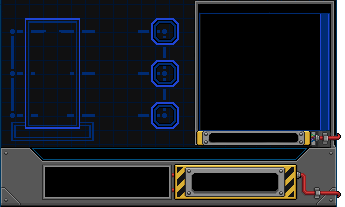
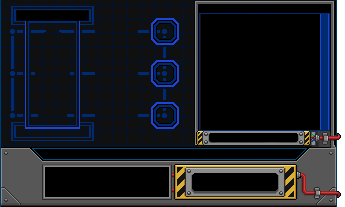
Two versions of the same layered image (345 x 207). Layer-by-layer changes:
removed layer "Layer 8" over <box>11,6,333,146</box>
added layer "Shape 1" above "Layer 1" over <box>11,6,94,25</box>
added layer "Layer 1" over <box>11,6,333,146</box>
